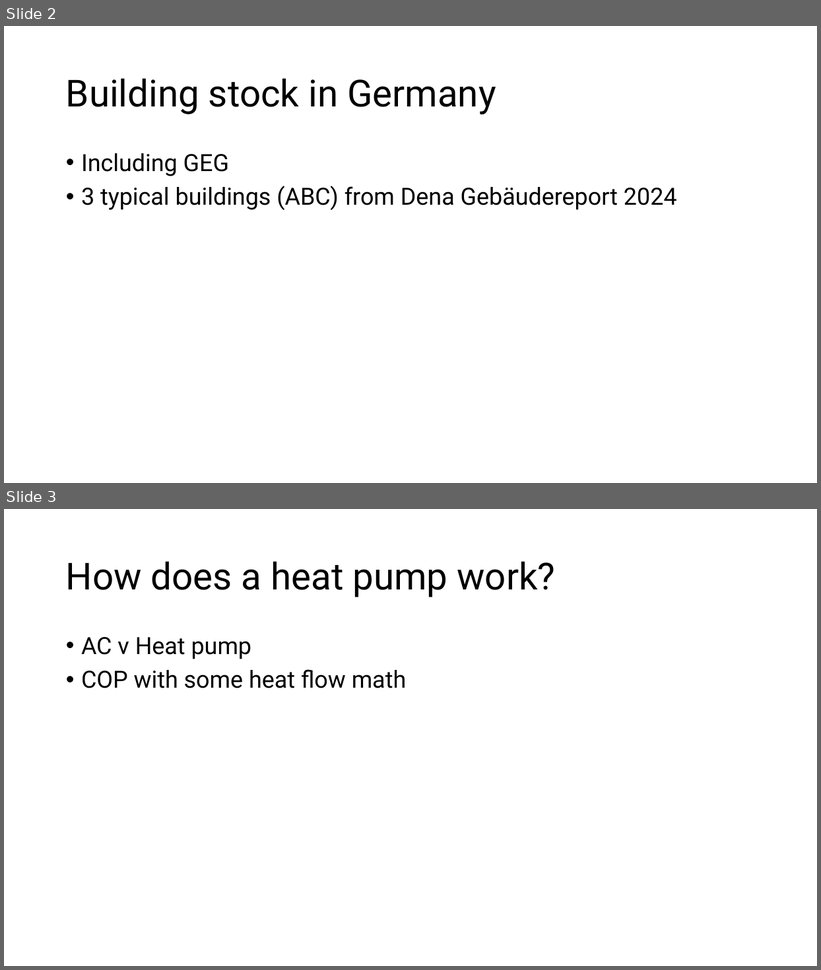
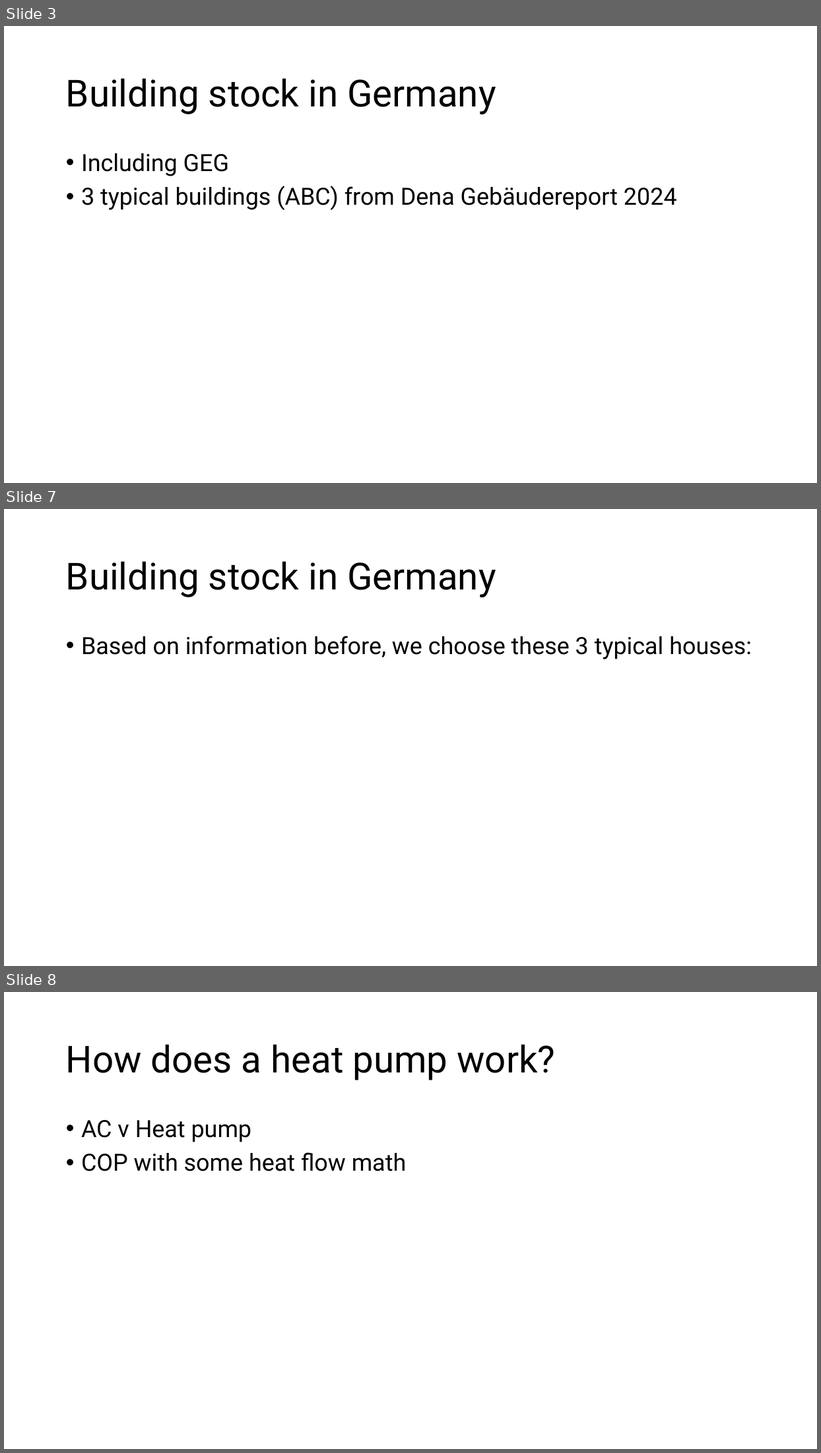
Before and after one commit to eyjomoin/Modeling-buildings-and-their-heating-systems, a slide deck: presentation/heat.pptx. Shown one above the other, each under a label of ours: slides 2 and 3 before the commit, slides 3, 7 and 8 after it; the slides between them are not shown. The pictures are 821x970 and 821x1453 pixels, drawn with LibreOffice and Linux fonts; fonts in the diff are those of the drawing. Boxes give left, top, right and bottom in pixels: in the first picture for what was removed or moved away, otherwise in the second. Text is boxed around its words. In the diff, an @@ line names an element or a change of style, - is before the commit and + after.

Commit message:
filled in some information
I put my literature research in the presentation. Some is probably just for our own background information and we have to delete it later.

```diff
--- a/presentation/heat.pptx
+++ b/presentation/heat.pptx
@@ slide 7 added at [4,509,817,966], background #FFFFFF @@
@@ title added at [66,561,496,597], 44 pt, text #000000 @@
+Building stock in Germany
@@ text added at [81,636,752,659], 28 pt, text #000000 @@
+• Based on information before, we choose these 3 typical houses:
@@ what was slide 2 is now slide 3 @@
@@ what was slide 3 is now slide 8 @@
```
Also in this commit, not shown: 11 other slides added, 1 slide removed, 1 other file.
